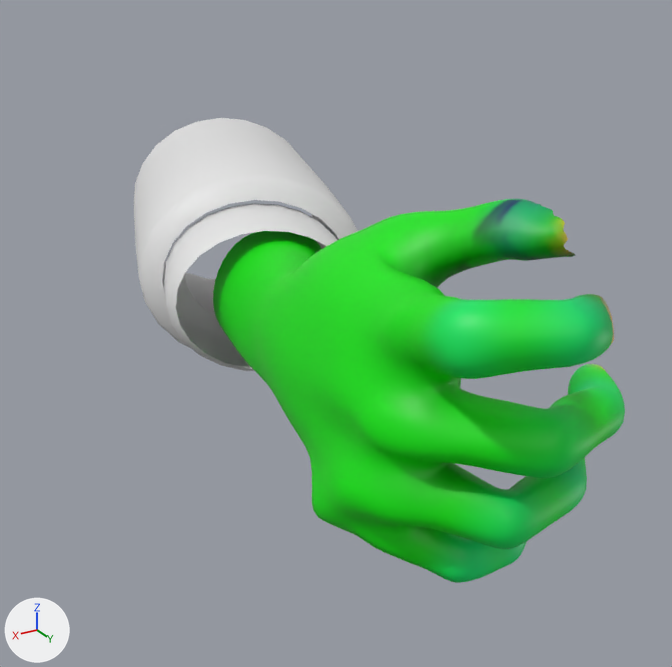
One commit to the glTF model assets/held/hand.glb: the scene before it, then after it.
The view is the same before and after, from a 50 mm camera at (0.17, 0.177, 0.079) aimed at (-0.039, -0.171, -0.095). Lighting does not change. The marker at lower left points along +X, +Y and +Z. The picture after the commit comes second.

Names of what the first picture shows: 'Cuff', 'Hand', 'Sleeve'.
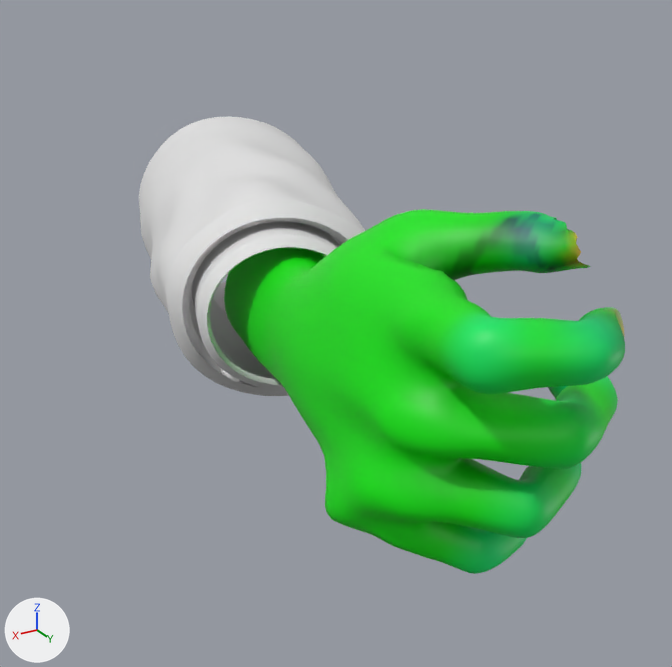
Commit message: Painterly test: the hand polished

Location of each change, (x1, y1, x2, y2) in pixels of the pictures (672 x 667 px; the box of a moved part takes in the faces that stretch with it):
'Hand', reshaped, recoloured
    before: (213, 199, 625, 583)
    after: (224, 209, 625, 574)
'Sleeve', reshaped (21% taller)
    before: (134, 118, 358, 348)
    after: (139, 117, 365, 396)
'Cuff', reshaped (15% narrower)
    before: (164, 203, 337, 371)
    after: (192, 222, 339, 390)
'Button', added
    after: (222, 369, 240, 382)
part 1 of me_hand_001, moved or reshaped
    before: (213, 199, 625, 583)
    after: (224, 209, 625, 574)
part 2 of me_hand_001, recoloured
    before: (223, 199, 625, 583)
    after: (238, 209, 625, 574)

Diff of the bpy script that builds the scene:
```diff
--- a/assets/held/hand.glb.py
+++ b/assets/held/hand.glb.py
@@ mat_button @@
+mat_button = principled_material('button')
+mat_button.base_color = (0.8, 0.8, 0.8)  # white #e7e7e7
@@ me_hand_001 @@
 # used by ob_hand; location = (0.0, 0.0, 0.0)
-me_hand_001.from_pydata(...)  # 6620 vertices, 13160 faces; spans x -0.03..0.055, y -0.17..0.042, z -0.093..0.011
+me_hand_001.from_pydata(...)  # 6620 vertices, 13160 faces; spans x -0.035..0.05, y -0.169..0.041, z -0.092..0.006
+# me_hand_001 part 1: 6620 of 6620 vertices moved; they spanned x -0.03..0.055, y -0.17..0.042, z -0.093..0.011 and now span x -0.035..0.05, y -0.169..0.041, z -0.092..0.006; mean shift (-0.005, -0.002, -0.001)
+# me_hand_001 part 2: 12238 faces centred in x -0.028..0.054, y -0.166..0.042, z -0.093..0.01 are repainted in the vertex colours; the middle colour goes from green #00f249 to green #00ed49
 me_hand_001.materials.append(mat_skin)
@@ me_cuff @@
 # used by ob_cuff; location = (0.0, 0.0, 0.0)
-me_cuff.from_pydata(...)  # 120 vertices, 192 faces; spans x -0.0464..0.046, y -0.2105..-0.1323, z -0.0976..-0.0284
+me_cuff.from_pydata(...)  # 624 vertices, 1152 faces; spans x -0.0378..0.0444, y -0.1959..-0.1098, z -0.0944..-0.0271
+# me_cuff part 3: 120 vertices removed from x -0.0464..0.046, y -0.2105..-0.1323, z -0.0976..-0.0284; 624 vertices added at x -0.0378..0.0444, y -0.1959..-0.1098, z -0.0944..-0.0271
 me_cuff.materials.append(mat_cuff)
@@ me_sleeve @@
 # used by ob_sleeve; location = (0.0, 0.0, 0.0)
-me_sleeve.from_pydata(...)  # 120 vertices, 192 faces; spans x -0.138..0.041, y -0.409..-0.171, z -0.14..-0.02
+me_sleeve.from_pydata(...)  # 2112 vertices, 4128 faces; spans x -0.143..0.048, y -0.402..-0.123, z -0.14..-0.017
+# me_sleeve part 4: 120 vertices removed from x -0.138..0.041, y -0.409..-0.171, z -0.14..-0.02; 2112 vertices added at x -0.143..0.048, y -0.402..-0.123, z -0.14..-0.017
 me_sleeve.materials.append(mat_coat)
@@ me_button @@
+me_button.from_pydata(...)  # 48 vertices, 78 faces; spans x 0.02382..0.0315, y -0.14891..-0.14014, z -0.09165..-0.08545
+me_button.materials.append(mat_button)  # white #e7e7e7
@@ ob_button @@
+ob_button = bpy.data.objects.new('Button', me_button)
+ob_button.location = (0.0, 0.0, 0.0)
```
